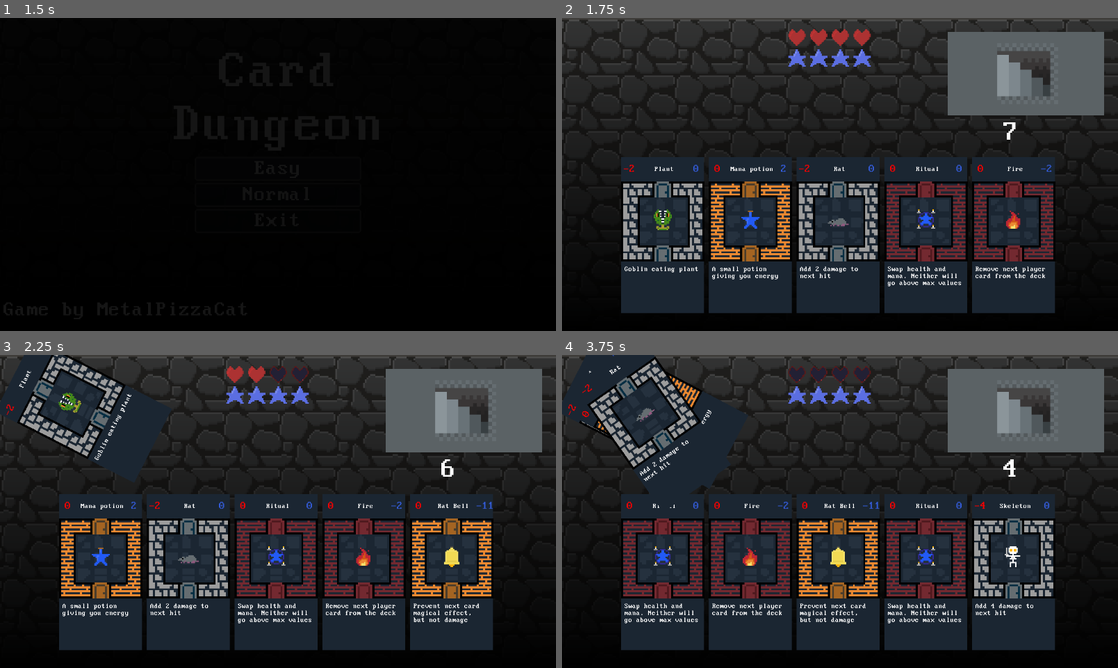
Above: before the commit, frames 1-4 (two rows, left to right).
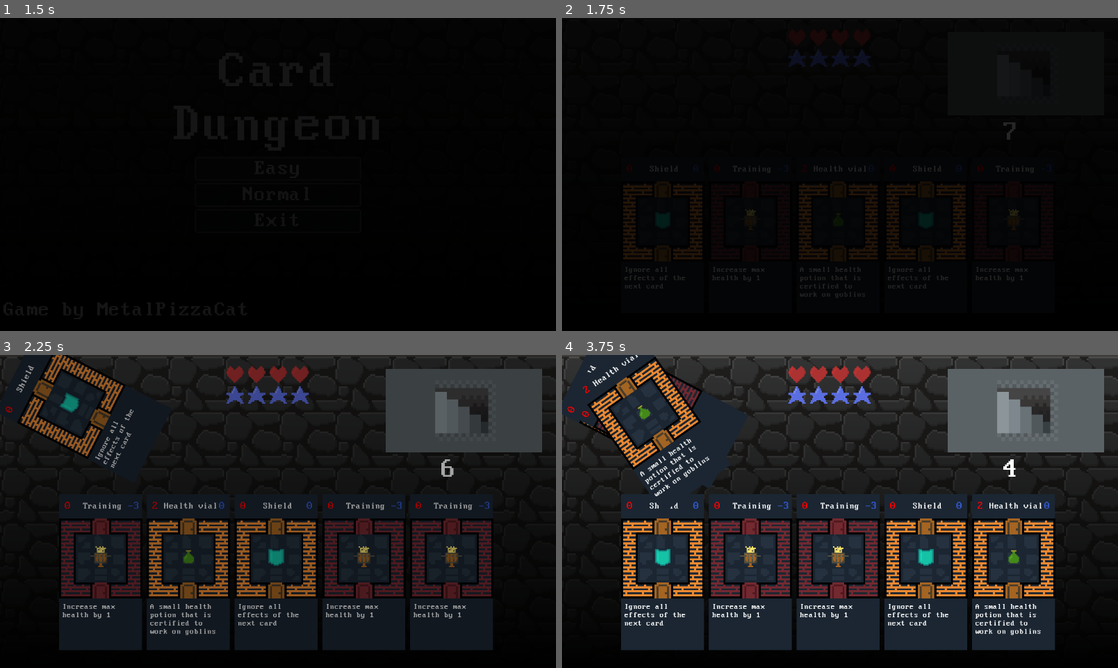
Above: after the commit, the same moments.

Repository: MetalPizzaCat/card-dungeon
Game: Godot game, scene res://scenes/main_menu.tscn
Same seed, same stepped clock (60 frames per second), same inputs: the game is played once before the commit and once after it.
Inputs (mouse positions are in pixels of both pictures, inside the frame that each line leads up to):
- Up to frame 1 (1.5 s): click "Easy" at 0.5 s; click "Easy" at 1.25 s
- Up to frame 2 (1.75 s): no input
- Up to frame 3 (2.25 s): click (100, 570) at 2.02 s
- Up to frame 4 (3.75 s): click (662, 570) at 2.77 s; click (662, 570) at 3.52 s

Frame 1 is identical in both runs. In frame 2, 70% of the frame differs, in the area x 0-100%, y 0-95%; in frame 3, 20%; in frame 4, 11%.
Error in both runs: Cannot call method 'change_scene_to_packed' on a null value. (res://scenes/main_menu.gd:26)

Commit message:
add cards and additions

Diff:
--- a/difficulties/easy.tres
+++ b/difficulties/easy.tres
@@ -1,9 +1,32 @@
-[gd_resource type="Resource" script_class="Difficulty" load_steps=2 format=3 uid="uid://dhjm8j1du734k"]
+[gd_resource type="Resource" script_class="Difficulty" load_steps=14 format=3 uid="uid://dhjm8j1du734k"]
 
 [ext_resource type="Script" path="res://game/difficulty.gd" id="1_qxocb"]
+[ext_resource type="Script" path="res://objects/deck.gd" id="1_x6oxp"]
+[ext_resource type="Script" path="res://objects/card.gd" id="2_euerq"]
+[ext_resource type="Resource" uid="uid://dv8a3dyg8n8th" path="res://cards/plant.tres" id="3_n54bg"]
+[ext_resource type="Resource" uid="uid://du7mbwvsbwnup" path="res://cards/shield.tres" id="4_ktjuy"]
+[ext_resource type="Resource" uid="uid://bcat4t65o1rch" path="res://cards/training_dummy.tres" id="5_o6ayt"]
+[ext_resource type="Resource" uid="uid://b7rpkwiqd70qu" path="res://cards/small_mana.tres" id="6_7mo0u"]
+[ext_resource type="Resource" uid="uid://cur4op2thv28u" path="res://cards/small_health.tres" id="7_we124"]
+[ext_resource type="Resource" uid="uid://dnr0kp7rog5rf" path="res://cards/slime.tres" id="8_5cq4s"]
+[ext_resource type="Resource" uid="uid://ek6a6x3sdi3i" path="res://cards/magic_water.tres" id="9_35ehe"]
+
+[sub_resource type="Resource" id="Resource_sy262"]
+script = ExtResource("1_x6oxp")
+cards = Array[ExtResource("2_euerq")]([ExtResource("3_n54bg"), ExtResource("4_ktjuy"), ExtResource("5_o6ayt"), ExtResource("6_7mo0u"), ExtResource("7_we124"), ExtResource("7_we124"), ExtResource("3_n54bg"), ExtResource("5_o6ayt")])
+
+[sub_resource type="Resource" id="Resource_gvrys"]
+script = ExtResource("1_x6oxp")
+cards = Array[ExtResource("2_euerq")]([ExtResource("8_5cq4s"), ExtResource("8_5cq4s"), ExtResource("3_n54bg"), ExtResource("7_we124")])
+
+[sub_resource type="Resource" id="Resource_qnsjq"]
+script = ExtResource("1_x6oxp")
+cards = Array[ExtResource("2_euerq")]([ExtResource("5_o6ayt"), ExtResource("6_7mo0u"), ExtResource("8_5cq4s"), ExtResource("9_35ehe"), ExtResource("9_35ehe")])
 
 [resource]
 script = ExtResource("1_qxocb")
 name = "Easy"
 description = "Clear the deck 4 times, with plenty of items and few enemies"
+deck_size = 12
 required_deck_clears = 4
+deck_additions = Array[ExtResource("1_x6oxp")]([SubResource("Resource_sy262"), SubResource("Resource_gvrys"), SubResource("Resource_qnsjq")])
--- a/game/difficulty.gd
+++ b/game/difficulty.gd
@@ -5,4 +5,11 @@
 @export var name: String = "Easy"
 @export var description: String = ""
 
+@export var deck_size : int = 12
+
 @export var required_deck_clears : int = 4
+
+## Additions to the global deck after each clear. First addition is used as the initial deck,
+## while further additions are only for expansion [br]
+## Additions after `required_deck_clears` are ignored
+@export var deck_additions : Array[Deck] = []
--- a/objects/card.tscn
+++ b/objects/card.tscn
@@ -6,8 +6,10 @@
 [ext_resource type="Texture2D" uid="uid://d4h5stejrsc21" path="res://textures/items/mana.tres" id="3_ccrmr"]
 [ext_resource type="Texture2D" uid="uid://dml0ml0l8vugp" path="res://textures/rooms/room_item.tres" id="3_yhkgl"]
 [ext_resource type="Texture2D" uid="uid://bptkfyl353rvx" path="res://textures/rooms/room_enemy.tres" id="4_bd36c"]
+[ext_resource type="FontFile" uid="uid://dwefhx08v0nht" path="res://font/MorePerfectDOSVGA.ttf" id="7_cta6k"]
 
 [node name="Card" type="Control"]
+texture_filter = 1
 custom_minimum_size = Vector2(192, 360)
 layout_mode = 3
 anchor_right = 0.15
@@ -64,7 +66,9 @@
 offset_bottom = 0.071991
 grow_horizontal = 2
 grow_vertical = 2
-text = "Fight a goblin and die for attacking a poor goblin :("
+theme_override_fonts/normal_font = ExtResource("7_cta6k")
+theme_override_font_sizes/normal_font_size = 18
+text = "Reduce max health by 2 and add 2 to next damage to max health "
 
 [node name="HealthLabel" type="Label" parent="."]
 modulate = Color(0.988235, 0, 0, 1)
@@ -103,7 +107,7 @@
 offset_left = 0.0639992
 offset_right = 0.0639954
 offset_bottom = 0.0639992
-theme_override_font_sizes/font_size = 16
+theme_override_font_sizes/font_size = 20
 text = "Mana potion"
 horizontal_alignment = 1
 vertical_alignment = 1
--- /dev/null
+++ b/objects/deck.gd
@@ -0,0 +1,4 @@
+extends Resource
+class_name Deck
+
+@export var cards: Array[Card] = []
--- a/scenes/dungeon.gd
+++ b/scenes/dungeon.gd
@@ -4,10 +4,14 @@
 @export var hand_size: int = 5
 @export var card_prefab: PackedScene
 @export var possible_cards: Array[Card] = []
+@export var main_menu_scene : PackedScene
 
 var used_cards: Array[PlayableCard] = []
 var deck: Array[Card] = []
-@export var deck_size: int = 6
+
+var deck_size: int:
+	get:
+		return manager.difficulty.deck_size if (manager != null and manager.difficulty != null) else 6
 
 var playable_cards: Array[PlayableCard] = []
 
@@ -21,7 +25,8 @@
 @onready var health_display: StatDisplay = $HealthDisplay
 @onready var mana_display: StatDisplay = $ManaDisplay
 
-@onready var manager : Manager = get_node("/root/GameManager")
+@onready var manager: Manager = get_node("/root/GameManager")
+@onready var animation_player : AnimationPlayer = $AnimationPlayer
 
 @onready var current_deck_size: int:
 	get:
@@ -33,6 +38,9 @@
 		deck_display.visible = value > 0
 
 var _current_deck_size: int
+
+var clear_count: int = 0
+
 
 func draw_card() -> bool:
 	if possible_cards.is_empty():
@@ -47,13 +55,15 @@
 	playable.card_used.connect(use_card)
 	playable.card = card
 	current_deck_size -= 1
-
 	return true
 
 
 func _ready() -> void:
+	animation_player.play("fade_in")
 	if manager.difficulty != null:
 		print("playing: %s" % manager.difficulty.name)
+		possible_cards.clear()
+		possible_cards.append_array(manager.difficulty.deck_additions[clear_count].cards)
 	current_deck_size = deck_size
 	draw_initial_cards()
 	health_display.max_value = player.max_health
@@ -76,16 +86,38 @@
 func use_card(card: Card, id: int) -> void:
 	if card.mana_cost <= player.mana:
 		player.apply_effect(card)
-
 	var playable: PlayableCard = playable_cards[id]
 	hand_box.remove_child(playable)
 	# we need to add visual card into discarded pile
 	_add_discarded_card(playable)
 	# remove the card from hand
 	playable_cards.erase(playable)
+	_re_id_cards()
+	if not draw_card() and playable_cards.is_empty():
+		_start_next_round()
 
-	_re_id_cards()
-	draw_card()
+
+func _start_next_round() -> void:
+	current_deck_size = deck_size
+	clear_count += 1
+	if clear_count < manager.difficulty.deck_additions.size():
+		possible_cards.append_array(manager.difficulty.deck_additions[clear_count].cards)
+	if clear_count >= manager.difficulty.required_deck_clears:
+		_end_game()
+		return
+	used_cards.clear()
+	draw_initial_cards()
+
+
+func _end_game() -> void:
+	animation_player.play("victory")
+
+
+func _clear_discarded_cards() -> void:
+	for card in used_cards:
+		card_spawn_pos.remove_child(card)
+		card.queue_free()
+	used_cards.clear()
 
 func _add_discarded_card(card: PlayableCard) -> void:
 	used_cards.append(card)
@@ -97,6 +129,7 @@
 		card_spawn_pos.remove_child(used_cards[0])
 		used_cards[0].queue_free()
 		used_cards.remove_at(0)
+
 
 func _re_id_cards() -> void:
 	var i = 0
@@ -119,3 +152,7 @@
 
 func _on_player_max_mana_changed(max_mana: int) -> void:
 	mana_display.max_value = max_mana
+
+
+func _on_exit_button_pressed() -> void:
+	get_tree().change_scene_to_packed(main_menu_scene)
--- a/scenes/dungeon.tscn
+++ b/scenes/dungeon.tscn
@@ -26,6 +26,120 @@
 [ext_resource type="Resource" uid="uid://du7mbwvsbwnup" path="res://cards/shield.tres" id="16_xqucn"]
 [ext_resource type="Resource" uid="uid://dghtc0rhr2v8j" path="res://cards/rat.tres" id="17_7euih"]
 [ext_resource type="Texture2D" uid="uid://c1fhephy37xcn" path="res://textures/card_icon.svg" id="17_yuah5"]
+[ext_resource type="PackedScene" uid="uid://duelks2gfiai" path="res://scenes/main_menu.tscn" id="18_3ro3n"]
+
+[sub_resource type="Animation" id="Animation_gvsy7"]
+resource_name = "fade_in"
+tracks/0/type = "value"
+tracks/0/imported = false
+tracks/0/enabled = true
+tracks/0/path = NodePath("ColorRect:color")
+tracks/0/interp = 1
+tracks/0/loop_wrap = true
+tracks/0/keys = {
+"times": PackedFloat32Array(0, 1),
+"transitions": PackedFloat32Array(1, 1),
+"update": 0,
+"values": [Color(0, 0, 0, 1), Color(0, 0, 0, 0)]
+}
+
+[sub_resource type="Animation" id="Animation_27v4h"]
+resource_name = "victory"
+length = 2.0
+tracks/0/type = "value"
+tracks/0/imported = false
+tracks/0/enabled = true
+tracks/0/path = NodePath("VictoryScreen:position")
+tracks/0/interp = 1
+tracks/0/loop_wrap = true
+tracks/0/keys = {
+"times": PackedFloat32Array(0, 1.06667),
+"transitions": PackedFloat32Array(1, 1),
+"update": 0,
+"values": [Vector2(0, -728), Vector2(0, 0)]
+}
+tracks/1/type = "value"
+tracks/1/imported = false
+tracks/1/enabled = true
+tracks/1/path = NodePath("VictoryScreen/ColorRect:color")
+tracks/1/interp = 1
+tracks/1/loop_wrap = true
+tracks/1/keys = {
+"times": PackedFloat32Array(0, 1.03333, 1.96667),
+"transitions": PackedFloat32Array(1, 1, 1),
+"update": 0,
+"values": [Color(0, 0, 0, 0), Color(0, 0, 0, 0), Color(0, 0, 0, 0.776471)]
+}
+tracks/2/type = "value"
+tracks/2/imported = false
+tracks/2/enabled = true
+tracks/2/path = NodePath("VictoryScreen/ExitButton:modulate")
+tracks/2/interp = 1
+tracks/2/loop_wrap = true
+tracks/2/keys = {
+"times": PackedFloat32Array(0, 1.03333, 1.93333),
+"transitions": PackedFloat32Array(1, 1, 1),
+"update": 0,
+"values": [Color(1, 1, 1, 0), Color(1, 1, 1, 0), Color(1, 1, 1, 1)]
+}
+
+[sub_resource type="Animation" id="Animation_sxqii"]
+length = 0.001
+tracks/0/type = "value"
+tracks/0/imported = false
+tracks/0/enabled = true
+tracks/0/path = NodePath("VictoryScreen:position")
+tracks/0/interp = 1
+tracks/0/loop_wrap = true
+tracks/0/keys = {
+"times": PackedFloat32Array(0),
+"transitions": PackedFloat32Array(1),
+"update": 0,
+"values": [Vector2(0, -728)]
+}
+tracks/1/type = "value"
+tracks/1/imported = false
+tracks/1/enabled = true
+tracks/1/path = NodePath("VictoryScreen/ColorRect:color")
+tracks/1/interp = 1
+tracks/1/loop_wrap = true
+tracks/1/keys = {
+"times": PackedFloat32Array(0),
+"transitions": PackedFloat32Array(1),
+"update": 0,
+"values": [Color(0, 0, 0, 0)]
+}
+tracks/2/type = "value"
+tracks/2/imported = false
+tracks/2/enabled = true
+tracks/2/path = NodePath("VictoryScreen/ExitButton:modulate")
+tracks/2/interp = 1
+tracks/2/loop_wrap = true
+tracks/2/keys = {
+"times": PackedFloat32Array(0),
+"transitions": PackedFloat32Array(1),
+"update": 0,
+"values": [Color(1, 1, 1, 0)]
+}
+tracks/3/type = "value"
+tracks/3/imported = false
+tracks/3/enabled = true
+tracks/3/path = NodePath("ColorRect:color")
+tracks/3/interp = 1
+tracks/3/loop_wrap = true
+tracks/3/keys = {
+"times": PackedFloat32Array(0),
+"transitions": PackedFloat32Array(1),
+"update": 0,
+"values": [Color(0, 0, 0, 1)]
+}
+
+[sub_resource type="AnimationLibrary" id="AnimationLibrary_qo0ib"]
+_data = {
+"RESET": SubResource("Animation_sxqii"),
+"fade_in": SubResource("Animation_gvsy7"),
+"victory": SubResource("Animation_27v4h")
+}
 
 [node name="Dungeon" type="Control"]
 layout_mode = 3
@@ -34,7 +148,7 @@
 script = ExtResource("1_j228u")
 card_prefab = ExtResource("3_efa7a")
 possible_cards = Array[ExtResource("4_tiegs")]([ExtResource("5_hqfj0"), ExtResource("6_dxsko"), ExtResource("7_ctuia"), …(273 unchanged characters)…
-deck_size = 12
+main_menu_scene = ExtResource("18_3ro3n")
 
 [node name="TextureRect" type="TextureRect" parent="."]
 layout_mode = 0
@@ -145,7 +259,66 @@
 theme_override_font_sizes/font_size = 64
 text = "55"
 
+[node name="VictoryScreen" type="Control" parent="."]
+anchors_preset = 0
+offset_top = -728.0
+offset_right = 1280.0
+offset_bottom = -8.0
+
+[node name="ColorRect" type="ColorRect" parent="VictoryScreen"]
+layout_mode = 1
+anchors_preset = 15
+anchor_right = 1.0
+anchor_bottom = 1.0
+grow_horizontal = 2
+grow_vertical = 2
+color = Color(0, 0, 0, 0)
+
+[node name="RichTextLabel" type="RichTextLabel" parent="VictoryScreen"]
+layout_mode = 1
+anchors_preset = 8
+anchor_left = 0.5
+anchor_top = 0.5
+anchor_right = 0.5
+anchor_bottom = 0.5
+offset_left = -460.0
+offset_top = -144.0
+offset_right = 460.0
+offset_bottom = 144.0
+grow_horizontal = 2
+grow_vertical = 2
+theme_override_font_sizes/normal_font_size = 200
+bbcode_enabled = true
+text = "[wave][rainbow]Victory![/rainbow][/wave]"
+
+[node name="ExitButton" type="Button" parent="VictoryScreen"]
+modulate = Color(1, 1, 1, 0)
+layout_mode = 0
+offset_left = 472.0
+offset_top = 424.0
+offset_right = 723.0
+offset_bottom = 480.0
+text = "Main menu"
+
+[node name="AnimationPlayer" type="AnimationPlayer" parent="."]
+libraries = {
+"": SubResource("AnimationLibrary_qo0ib")
+}
+
+[node name="ColorRect" type="ColorRect" parent="."]
+layout_mode = 1
+anchors_preset = 15
+anchor_right = 1.0
+anchor_bottom = 1.0
+offset_right = 1288.0
+offset_bottom = 720.0
+grow_horizontal = 2
+grow_vertical = 2
+mouse_filter = 2
+color = Color(0, 0, 0, 1)
+
 [connection signal="health_changed" from="Player" to="." method="_on_player_health_changed"]
 [connection signal="mana_changed" from="Player" to="." method="_on_player_mana_changed"]
 [connection signal="max_health_changed" from="Player" to="." method="_on_player_max_health_changed"]
 [connection signal="max_mana_changed" from="Player" to="." method="_on_player_max_mana_changed"]
+[connection signal="pressed" from="VictoryScreen/ExitButton" to="." method="_on_exit_button_pressed"]
--- a/scenes/main_menu.tscn
+++ b/scenes/main_menu.tscn
@@ -8,6 +8,21 @@
 [ext_resource type="Resource" uid="uid://dhjm8j1du734k" path="res://difficulties/easy.tres" id="4_h544q"]
 [ext_resource type="Resource" uid="uid://cirr7njydwnsv" path="res://difficulties/normal.tres" id="5_g73ta"]
 [ext_resource type="PackedScene" uid="uid://bcr3d4de0e2be" path="res://scenes/dungeon.tscn" id="6_5uyfd"]
+
+[sub_resource type="Animation" id="Animation_0wr1g"]
+length = 0.001
+tracks/0/type = "value"
+tracks/0/imported = false
+tracks/0/enabled = true
+tracks/0/path = NodePath("ColorRect:color")
+tracks/0/interp = 1
+tracks/0/loop_wrap = true
+tracks/0/keys = {
+"times": PackedFloat32Array(0),
+"transitions": PackedFloat32Array(1),
+"update": 0,
+"values": [Color(0, 0, 0, 0)]
+}
 
 [sub_resource type="Animation" id="Animation_5ghbh"]
 resource_name = "fade_out"
@@ -22,21 +37,6 @@
 "transitions": PackedFloat32Array(1, 1),
 "update": 0,
 "values": [Color(0, 0, 0, 0), Color(0, 0, 0, 1)]
-}
-
-[sub_resource type="Animation" id="Animation_0wr1g"]
-length = 0.001
-tracks/0/type = "value"
-tracks/0/imported = false
-tracks/0/enabled = true
-tracks/0/path = NodePath("ColorRect:color")
-tracks/0/interp = 1
-tracks/0/loop_wrap = true
-tracks/0/keys = {
-"times": PackedFloat32Array(0),
-"transitions": PackedFloat32Array(1),
-"update": 0,
-"values": [Color(0, 0, 0, 0)]
 }
 
 [sub_resource type="AnimationLibrary" id="AnimationLibrary_5gkix"]
Not shown: 1 places in objects/card.tscn that only renumber resources
Not shown: 1 places in scenes/dungeon.tscn that only renumber resources
